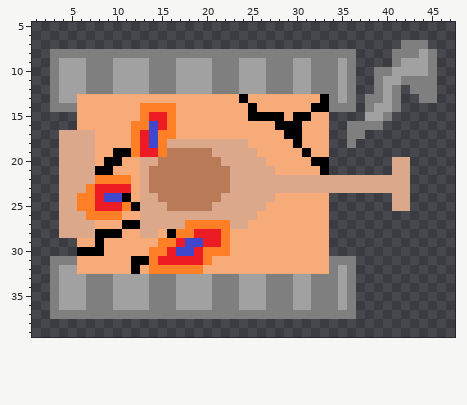
File history of a pixel-art sprite, images/tank/tan/East/1-health.png. That is the earlier state.
The file is 50x50 pixels. Shown: x 1..47, y 5..39.
The result:
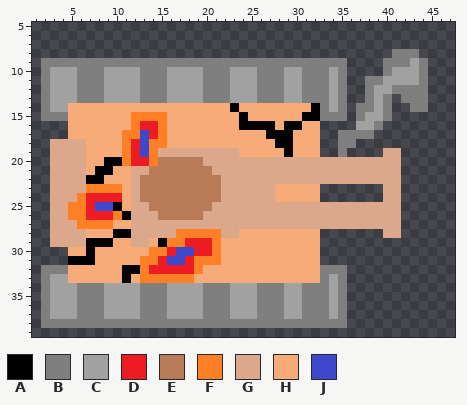
Palette (. is transparent): A #000000  B #7f7f7f  C #a1a1a1  D #ed1c24  E #b97a57  F #ff7f27  G #dba88c  H #f7ab79  J #3f48cc
Diff:
Changed rows in their new state; - is an unchanged pixel.
first column x 2:
 7 ----------------------------------------...-
 8 -..................................-------..
 9 B-BBB---BBBB---BBBB---BBB---BB---B.---B-B-B.
10 BC--B--C---B--C---B--C--B--C-B--CB.--.----B.
11 BC--B--C---B--C---B--C--B--C-B--CB.-B---CC-.
12 BC--B--C---B--C---B--C--B--C-B--CB.-BC--B--.
13 BC--BBBCCCCBBBCCCCBBBCCCBBBCCBBBCB.--CB.BB-.
14 BCCH-------HHHH------A-H-------BC-.B--B.-BB-
15 BBBH------F-FFH-------AHHHH-H-ABBB-B--------
16 ---H-------DDFH-------AAAAH----.--.CC-------
17 --.HHH---F-JD-H----------AA-H--.-B--B-------
18 -G---H---FDJF-HHHHHHHHH---AAH--.-B----------
19 -G---H--HFDJFGGGGGG---HH---A-H-.-B----GG----
20 -G---H---FDDF-----GG-----GGGGGGGGGGGGGG-.---
21 -G---H----G--------GG-----GGGGGGGGGGGGG-.---
22 -G---AAHHHGE--------G-------------------.---
23 -G----FFFHGE--------G-----HHHHH.......--.---
24 -G---D-DDHGEE------------------.------G-.---
25 -G-F-DJJAHG-EE-----------GGGGGGGGGGGGGG-.---
26 -G-FFDDD-AG--EEEEE------GGGGGGGGGGGGGGGG----
27 -G--FFFF-HG-----GGGGG--GGGGGGGGGGGGGGGGG----
28 -G---HHH-AG--GG--FFFGG---------.------GG----
29 -GGGGA-A--GG-A-FDD-FH----------.------------
30 ---HH-H-----------D-H----------.------------
31 -..AAA----HF--JJ-F-F-----------....---------
32 B-BH-----A-FDDDDD--------------B-B.---------
33 BC-HHHHHHAHFFFFFFHHHHHHHHHHHHHH-CB.---------
34 BC--B--C---B--C---B--C--B--C-B--CB.---------
35 BC--B--C---B--C---B--C--B--C-B--CB.---------
36 BC--B--C---B--C---B--C--B--C-B--CB.---------
37 BCCC---CCCC---CCCC---CCC---CC---C-.---------
38 BBBBBBBBBBBBBBBBBBBBBBBBBBBBBBBBBB----------
